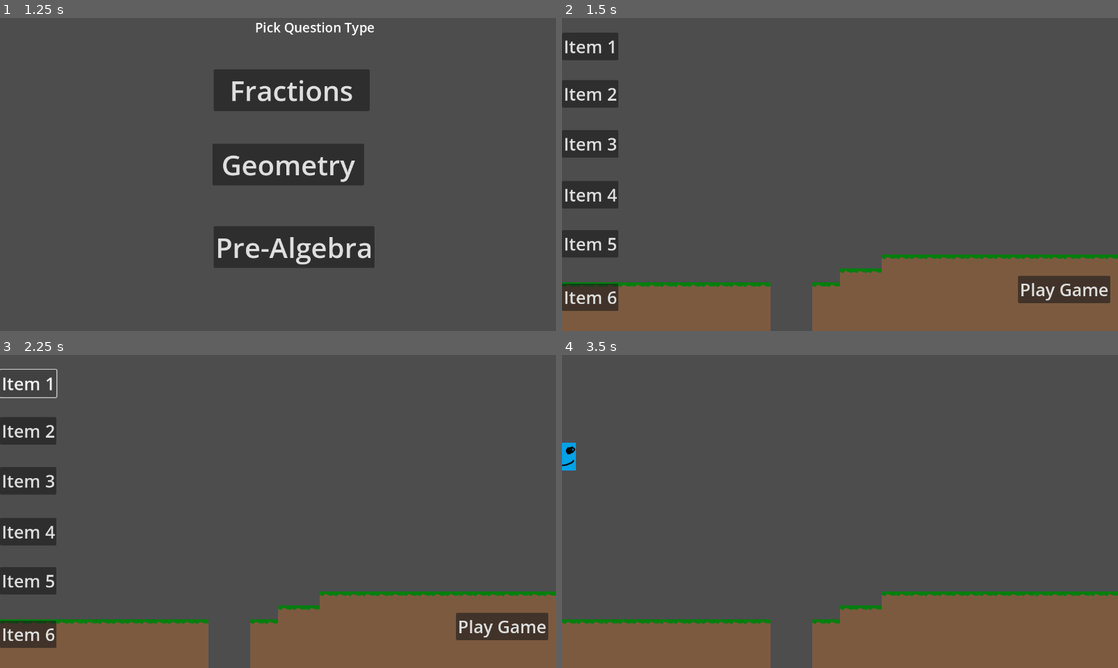
Above: before the commit, frames 1-4 (two rows, left to right).
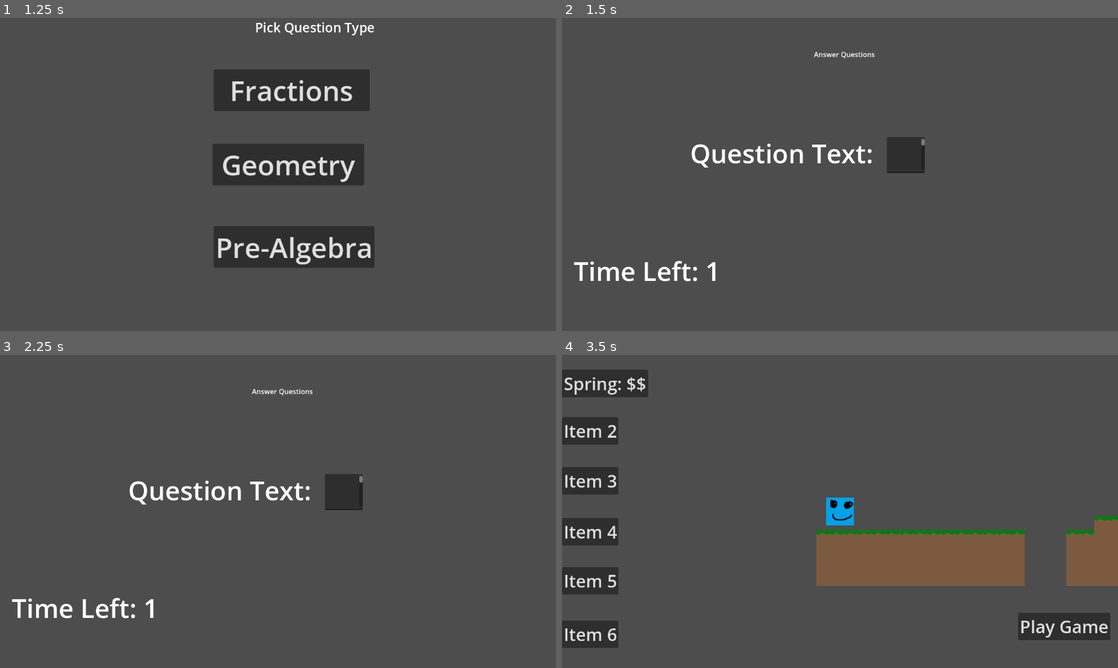
Above: after the commit, the same moments.

Repository: Super-Math-Maker/Super-Math-Maker
Game: Godot game, scene res://Scenes/Game.tscn
Two runs of this game, one before a commit and one after it. Both use one fixed random seed, a clock stepped at 60 frames per second and the inputs below.
Inputs (mouse positions are in pixels of both pictures, inside the frame that each line leads up to):
- Up to frame 1 (1.25 s): click "Play Game" at 0.5 s
- Up to frame 2 (1.5 s): click "Fractions" at 1.25 s
- Up to frame 3 (2.25 s): click (27, 383) at 2 s, where only the run before the commit has a clickable "Item 1"
- Up to frame 4 (3.5 s): click (1062, 627) at 2.75 s, where only the run before the commit has a clickable "Play Game"

Frame 1 is identical in both runs. In frame 2, 25% of the frame differs, in the area x 0-100%, y 4-100%; in frame 3, 24%; in frame 4, 32%.

Commit message:
feature parody of prototype UI

Diff:
--- /dev/null
+++ b/Scenes/Assists/SpringScene.tscn
@@ -0,0 +1,11 @@
+[gd_scene load_steps=2 format=3 uid="uid://dtp73e06naqmx"]
+
+[ext_resource type="Texture2D" uid="uid://ctci77ohqukxt" path="res://Images/Tilemap.png" id="1_gm0qq"]
+
+[node name="SpringScene" type="Node2D"]
+
+[node name="Sprite2D" type="Sprite2D" parent="."]
+position = Vector2(-1, -2)
+texture = ExtResource("1_gm0qq")
+region_enabled = true
+region_rect = Rect2(64, 0, 32, 32)
--- a/Scenes/GameManager.tscn
+++ b/Scenes/GameManager.tscn
@@ -4,3 +4,5 @@
 
 [node name="GameManager" type="Node2D"]
 script = ExtResource("1_22svu")
+
+[node name="Camera2D" type="Camera2D" parent="."]
--- a/Scenes/Level/Level1.tscn
+++ b/Scenes/Level/Level1.tscn
@@ -1,6 +1,7 @@
-[gd_scene load_steps=4 format=3 uid="uid://ctwdhtlvrhwgr"]
+[gd_scene load_steps=5 format=3 uid="uid://ctwdhtlvrhwgr"]
 
 [ext_resource type="Texture2D" uid="uid://ctci77ohqukxt" path="res://Images/Tilemap.png" id="1_vf68q"]
+[ext_resource type="PackedScene" uid="uid://2nosrf6gg5da" path="res://Scenes/Player.tscn" id="2_om02p"]
 
 [sub_resource type="TileSetAtlasSource" id="TileSetAtlasSource_lykbg"]
 texture = ExtResource("1_vf68q")
@@ -211,3 +212,6 @@
 tile_set = SubResource("TileSet_t66nw")
 format = 2
 layer_0/tile_data = PackedInt32Array(1245184, 0, 0, 1245185, 0, 0, 1245186, 0, 0, 1245187, 0, 0, 1245188, 0, 0, 1245189 …(3284 unchanged characters)…
+
+[node name="Player" parent="." instance=ExtResource("2_om02p")]
+position = Vector2(55, 565)
--- a/Scenes/Menus/LevelEditorScene.tscn
+++ b/Scenes/Menus/LevelEditorScene.tscn
@@ -5,12 +5,12 @@
 [node name="LevelEditorScene" type="Node2D"]
 script = ExtResource("1_jf2gm")
 
-[node name="Item1" type="Button" parent="."]
+[node name="Spring" type="Button" parent="."]
 offset_top = 34.0
 offset_right = 130.0
 offset_bottom = 97.0
 theme_override_font_sizes/font_size = 40
-text = "Item 1"
+text = "Spring: $$"
 
 [node name="Item2" type="Button" parent="."]
 offset_top = 143.0
--- a/Scripts/AnswerQuestion.gd
+++ b/Scripts/AnswerQuestion.gd
@@ -5,7 +5,7 @@
 @onready var questionText = %"Question Text"
 @onready var textBox = %TextBox
 
-const MAX_ANSWER_TIME = 0
+const MAX_ANSWER_TIME = 2
 var timeLeft = 0.0
 
 # Called when the node enters the scene tree for the first time.
--- a/Scripts/GameManager.gd
+++ b/Scripts/GameManager.gd
@@ -8,8 +8,10 @@
 
 @onready var level1Scene = "res://Scenes/Level/Level1.tscn"
 @onready var playerScene = "res://Scenes/Player.tscn"
+@onready var camera = $Camera2D
 
-#Note: do not changeState(pause), just call pause game and unpause game
+#Note: do not call changeState(pause), just call pause game and unpause game
+#Note: For rest of states call changeState(state)
 enum gameState{
 	STATE_NONE,
 	STATE_MAIN_MENU,
@@ -30,9 +32,13 @@
 	changeState(gameState.STATE_MAIN_MENU)
 	pass # Replace with function body.
 
-# Called every frame. 'delta' is the elapsed time since the previous frame.
+#Maybe this should be in the editor class but may be neater to keep here
 func _process(delta):
-	pass
+	if state == gameState.STATE_LEVEL_EDITOR:
+		var directionx = Input.get_axis("ui_left", "ui_right")
+		var directiony = Input.get_axis("ui_up", "ui_down")
+		var CAM_SPEED = 500
+		camera.position += Vector2(directionx,directiony) * CAM_SPEED * delta
 
 func _input(event):
 	var just_pressed = event.is_pressed() and not event.is_echo()
@@ -51,20 +57,22 @@
 
 func beginState(newstate):
 	if newstate == gameState.STATE_MAIN_MENU:
-		currentMenuObj = ImmediateLoadObject(mainMenuScene)
+		currentMenuObj = ImmediateLoadObject(mainMenuScene,camera)
 	elif newstate == gameState.STATE_MENU_PICK_QUESTION:
-		currentMenuObj = ImmediateLoadObject(pickQuestionTypeScene)
+		currentMenuObj = ImmediateLoadObject(pickQuestionTypeScene,camera)
 	elif newstate == gameState.STATE_ANSWER_QUESTION:
-		currentMenuObj = ImmediateLoadObject(answerQuestionScene)
+		currentMenuObj = ImmediateLoadObject(answerQuestionScene,camera)
 	elif newstate== gameState.STATE_GAMEPLAY:
 		_StartGame()
 	elif newstate == gameState.STATE_LEVEL_EDITOR:
 		_startLevelEditor()
+		player = currentLevel.get_node("Player")
+		camera.position = player.position
 	state = newstate
 
 func endState():
 	if (currentMenuObj):
-		remove_child(currentMenuObj)
+		camera.remove_child(currentMenuObj)
 		currentMenuObj = null
 	if state == gameState.STATE_MAIN_MENU:
 		pass
@@ -77,32 +85,37 @@
 		pass
 
 func _startLevelEditor():
-	currentLevel = ImmediateLoadObject(level1Scene)
-	currentMenuObj = ImmediateLoadObject(levelEditorScene)
+	currentLevel = ImmediateLoadObject(level1Scene, self)
+	currentMenuObj = ImmediateLoadObject(levelEditorScene,camera)
 	pass
 
 func _StartGame():
-	player = ImmediateLoadObject(playerScene)
-
+		camera.reparent(player)
+		camera.position = Vector2(0,0)
 
 func pauseGame():
 	if state != gameState.STATE_GAMEPLAY:
 		print("Cant pause unless gameplay state")
 		return
 	state = gameState.STATE_PAUSE_MENU
-	currentMenuObj = ImmediateLoadObject(pauseMenuScene)
+	currentMenuObj = ImmediateLoadObject(pauseMenuScene,camera)
+
 func unPauseGame():
 	if state != gameState.STATE_PAUSE_MENU:
 		print("Cant unpause unless pause state")
 		return
 
 	state = gameState.STATE_GAMEPLAY
-	remove_child(currentMenuObj)
+	camera.remove_child(currentMenuObj)
 	pass
 
 #Loads and adds child
-func ImmediateLoadObject( path ):
+func ImmediateLoadObject( path, parent ):
 	var scene = load(path)
 	var obj = scene.instantiate()
-	add_child(obj)
+	parent.add_child(obj)
+
+	#Menu objects need an offset of the screenSize/2
+	if parent == camera:
+		obj.position = Vector2(-640,-360)
 	return obj
--- a/Scripts/LevelEditorScene.gd
+++ b/Scripts/LevelEditorScene.gd
@@ -1,11 +1,12 @@
 extends Node2D
 
 @onready var gm = get_node("/root/GameManager")
-@onready var itemButtons = [$Item1, $Item2, $Item3, $Item4, $Item5, $Item6]
+@onready var itemButtons = [$Spring, $Item2, $Item3, $Item4, $Item5, $Item6]
 @onready var playButton = $"Play Game"
 # Called when the node enters the scene tree for the first time.
 func _ready():
 	playButton.pressed.connect(_playGame)
+	itemButtons[0].pressed.connect(_buySpring)
 	pass # Replace with function body.
 
 func _playGame():
@@ -14,3 +15,6 @@
 # Called every frame. 'delta' is the elapsed time since the previous frame.
 func _process(delta):
 	pass
+
+func _buySpring():
+	pass
--- a/Scripts/Player.gd
+++ b/Scripts/Player.gd
@@ -1,6 +1,6 @@
 extends CharacterBody2D
 @onready var gm = get_node("/root/GameManager")
-
+@onready var camera = gm.camera
 
 const SPEED = 300.0
 const JUMP_VELOCITY = -400.0
@@ -8,10 +8,13 @@
 # Get the gravity from the project settings to be synced with RigidBody nodes.
 var gravity = ProjectSettings.get_setting("physics/2d/default_gravity")
 
+func _ready():
+	pass
 
 func _physics_process(delta):
 	if gm.state != gm.gameState.STATE_GAMEPLAY:
 		return
+	camera.reparent(self) #todo fix needing this here, should only have to call once
 
 	# Add the gravity.
 	if not is_on_floor():
Binary file changed: Images/Tilemap.png
Not shown, changed: Readme.md
